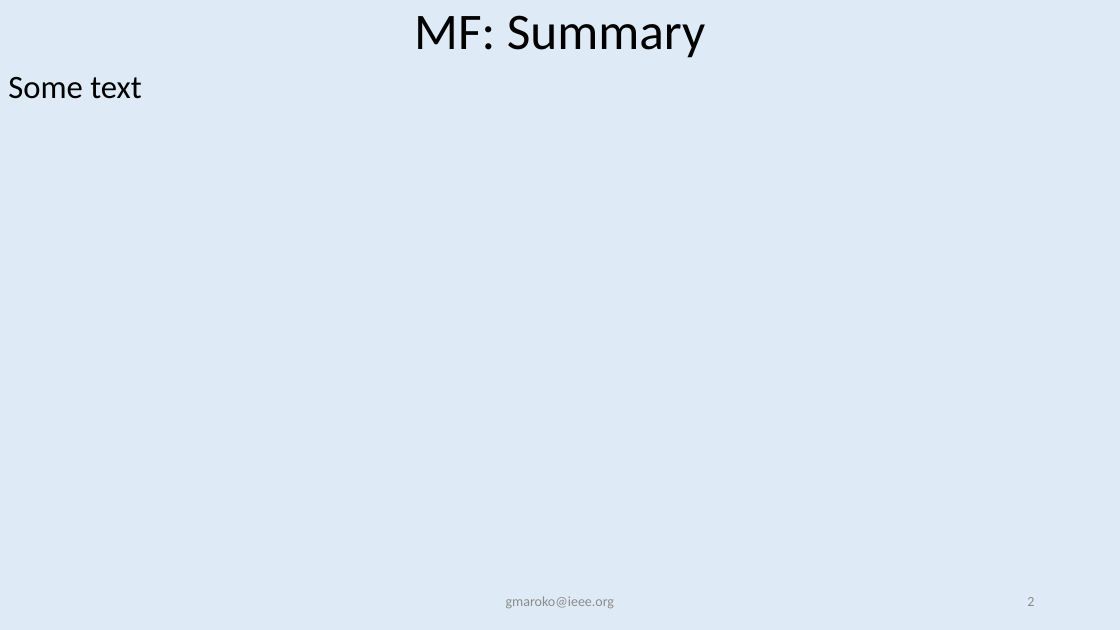
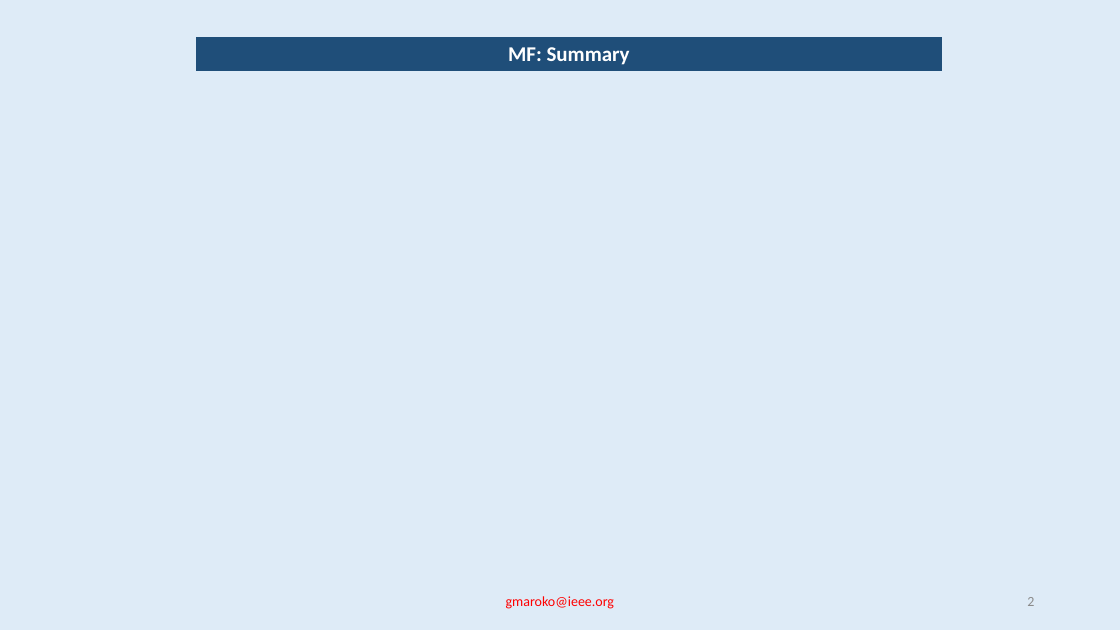
Before and after one commit to gmaroko/IEEE-Kenya-Section-Symposium-2018, a slide deck: slide 2 of MF.pptx. Drawn at 1120x630 pixels with LibreOffice and Linux fonts; fonts in the diff are those of the drawing. Boxes give left, top, right and bottom in pixels: in the first picture for what was removed or moved away, otherwise in the second. Text is boxed around its words. In the diff, an @@ line names an element or a change of style, - is before the commit and + after.

```diff
--- a/MF.pptx
+++ b/MF.pptx
@@ title removed at (414,15,705,58) @@
-MF: Summary
@@ table added at (196,37,943,71), 1 rows, 1 columns @@
+MF: Summary
@@ text removed at (8,76,141,99) @@
-Some text
@@ text "gmaroko@ieee.org" at (506,596,614,609): text colour #8C8C8C to #FF0000 @@
```
Also in this commit, not shown: 1 other slide changed, 1 slide removed.
